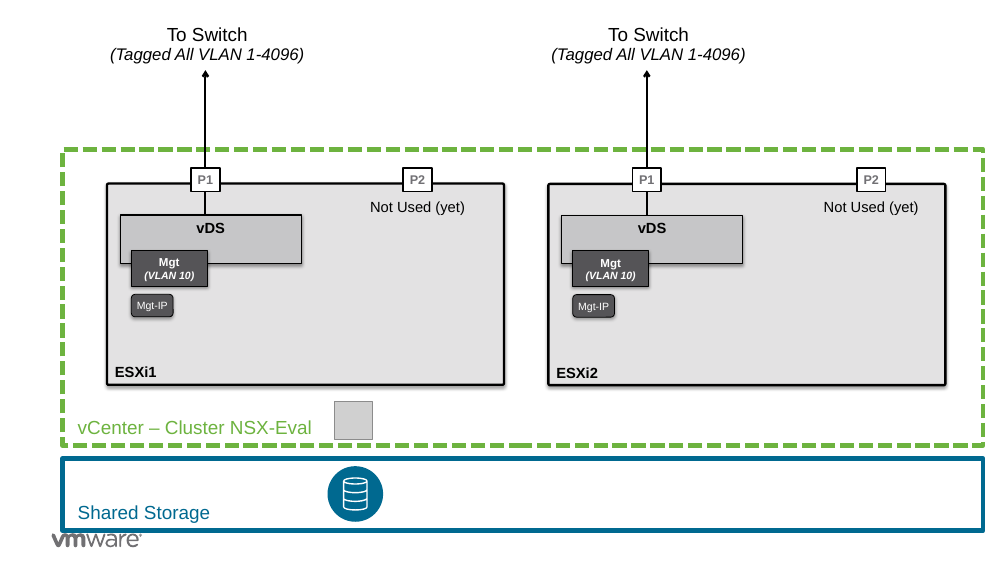
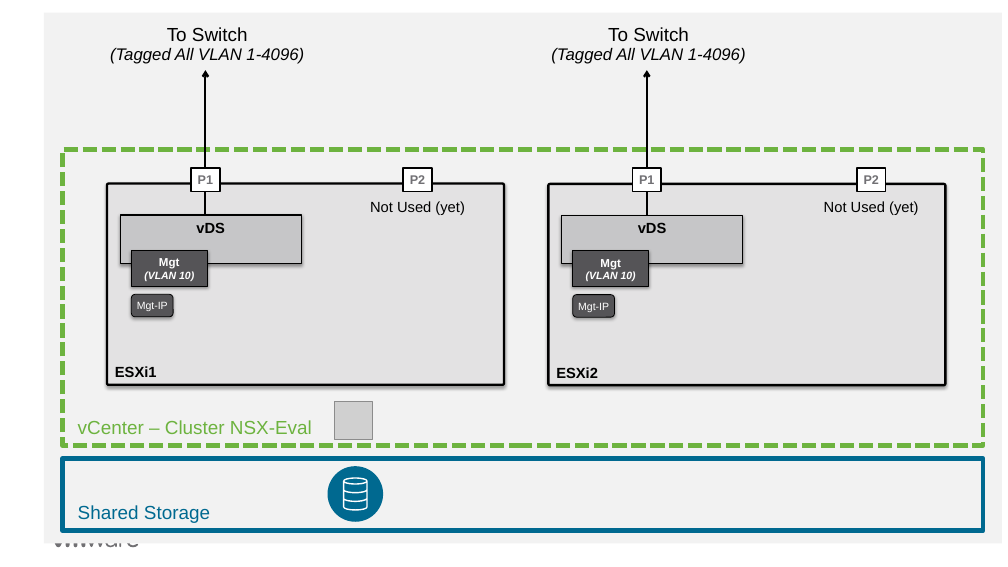
Before and after one commit to vmware-nsx/eval-docs, a slide deck: slide 1 of docs/assets/Graphics/Graphics-v0.1.pptx. Drawn at 1008x567 pixels with LibreOffice and Linux fonts; fonts in the diff are those of the drawing; grey boxes stand for pictures; background and template pictures are left out. Boxes give left, top, right and bottom in pixels: in the first picture for what was removed or moved away, otherwise in the second. Text is boxed around its words. In the diff, an @@ line names an element or a change of style, - is before the commit and + after.

```diff
--- a/docs/assets/Graphics/Graphics-v0.1.pptx
+++ b/docs/assets/Graphics/Graphics-v0.1.pptx
@@ rectangle added at [44, 13, 1002, 544], fill #F2F2F2 @@
@@ freeform shape removed at [139, 534, 142, 537] @@
@@ freeform shape removed at [140, 535, 141, 536] @@
```
Also in this commit, not shown: 1 slide added, 1 other file.
